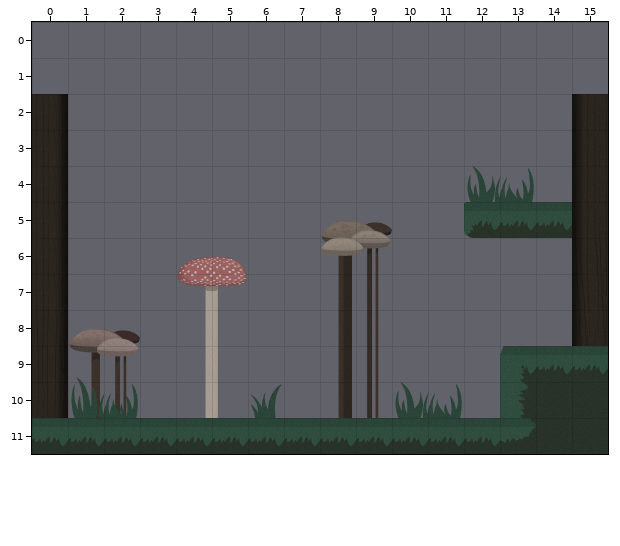
Tiled map, stored at 3.tmx. Above: the version before the commit.
Cells are 128x128 px. Shown: x 0..15, y 0..11. The commit also replaced the tileset; all pictures use the new one. The old version is drawn lined up with the new one.
And afterwards:
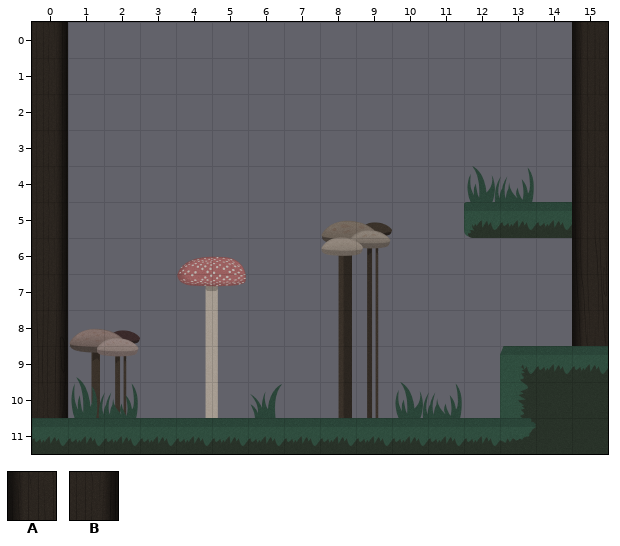
Key: from "default": A 46, B 47.
_ is an empty cell, . an unchanged one.
The exact change:
map size 16x10 -> 16x12 cells (old content now starts at 0,2; both pictures use the new coordinates)
--- layer "Tile Layer 1"
@@ x 0..15 @@
- 0 _.............._
- 1 _.............._
+ 0 B..............A
+ 1 B..............A
Boxes around the changes in both pictures, in picture pixels (x1, y1, x2, y2):
added: (32, 22, 68, 94)
added: (572, 22, 608, 94)
